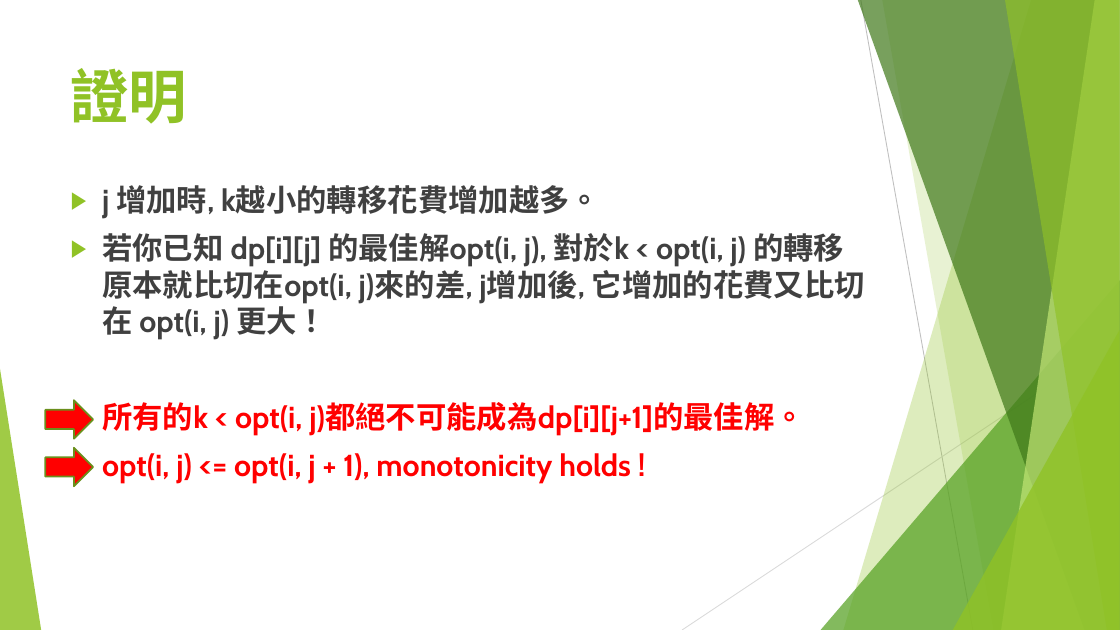
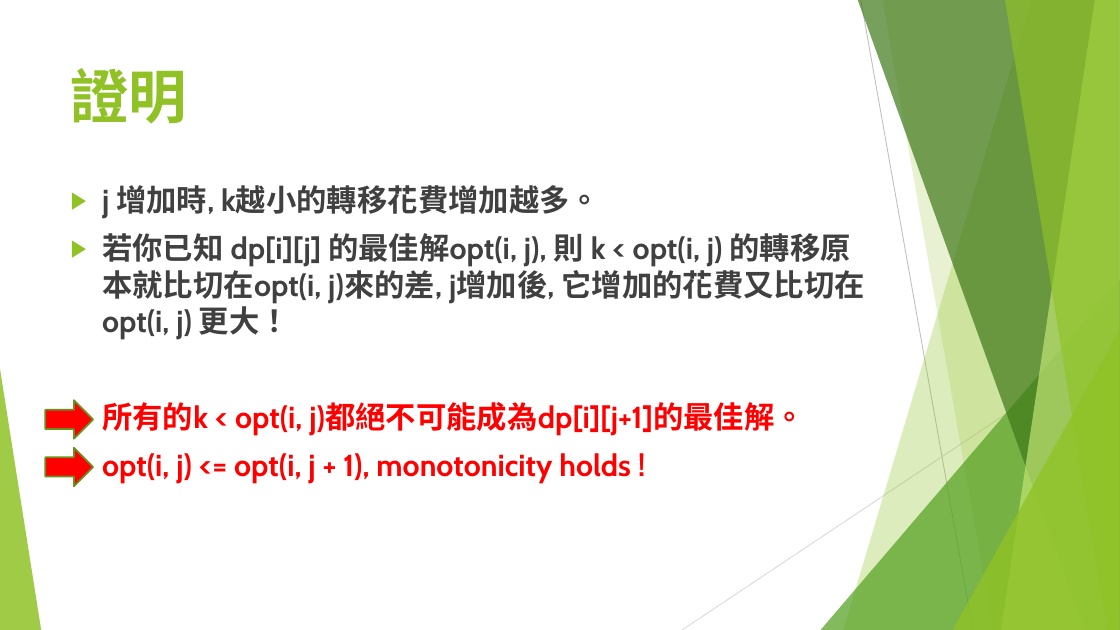
Before and after one commit to S920105123/DP2, a slide deck: slide 23 of presentation/進階動態規劃.pptx (slide 24 before the commit). Drawn at 1120x630 pixels with LibreOffice and Linux fonts; fonts in the diff are those of the drawing. Boxes give left, top, right and bottom in pixels: in the first picture for what was removed or moved away, otherwise in the second. Text is boxed around its words. In the diff, an @@ line names an element or a change of style, - is before the commit and + after.

```diff
--- a/presentation/進階動態規劃.pptx
+++ b/presentation/進階動態規劃.pptx
@@ text at (102, 233, 864, 339): text changed @@
-▶ 若你已知 dp[i][j] 的最佳解opt(i, j), 對於k < opt(i, j) 的轉移原本就比切在opt(i, j)來的差, j增加後, 它增加的花費又比切在 opt(i, j) 更大！
+▶ 若你已知 dp[i][j] 的最佳解opt(i, j), 則 k < opt(i, j) 的轉移原本就比切在opt(i, j)來的差, j增加後, 它增加的花費又比切在 opt(i, j) 更大！
```
Also in this commit, not shown: 7 other slides changed, 1 slide added, 1 slide removed.
